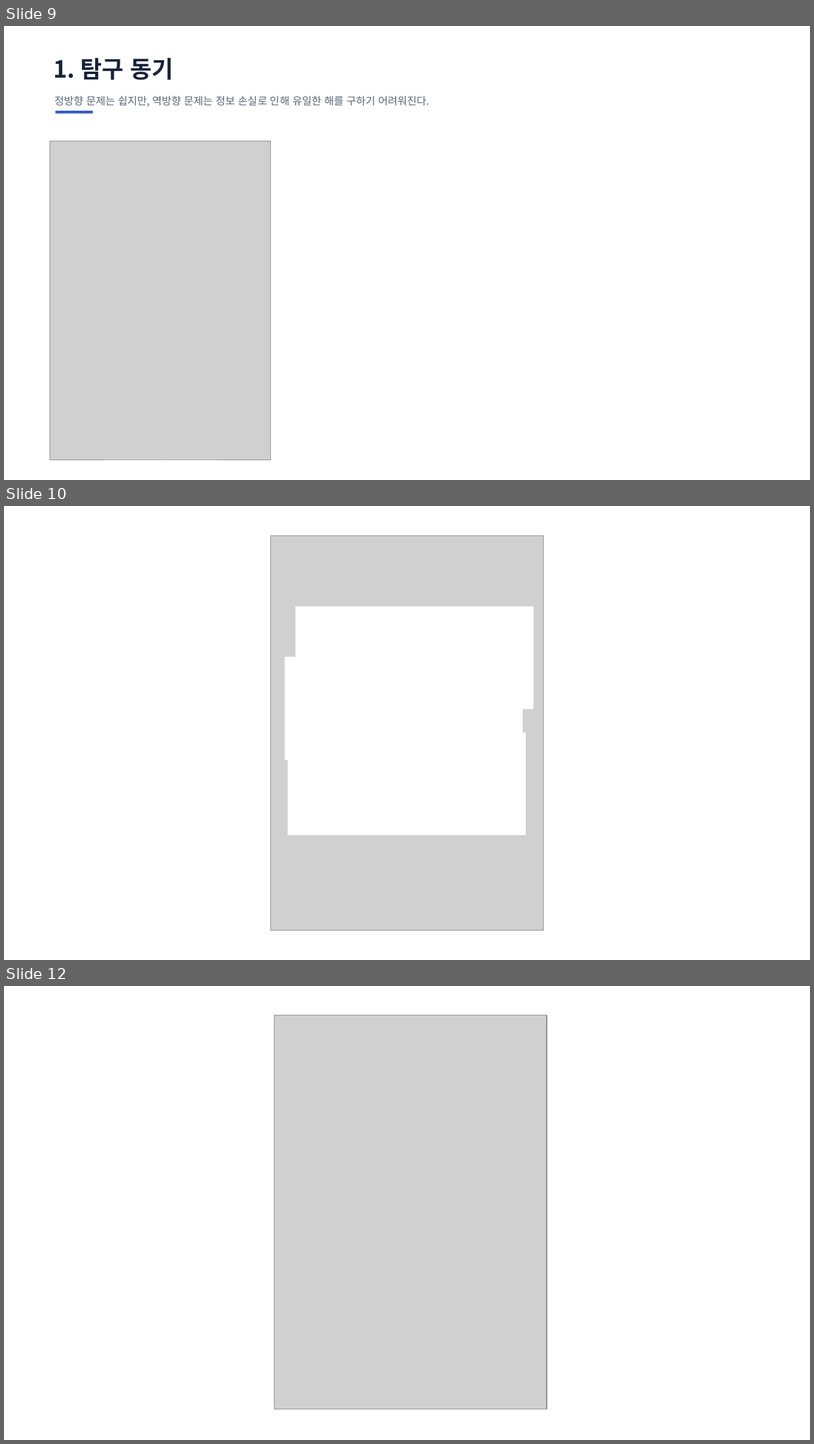
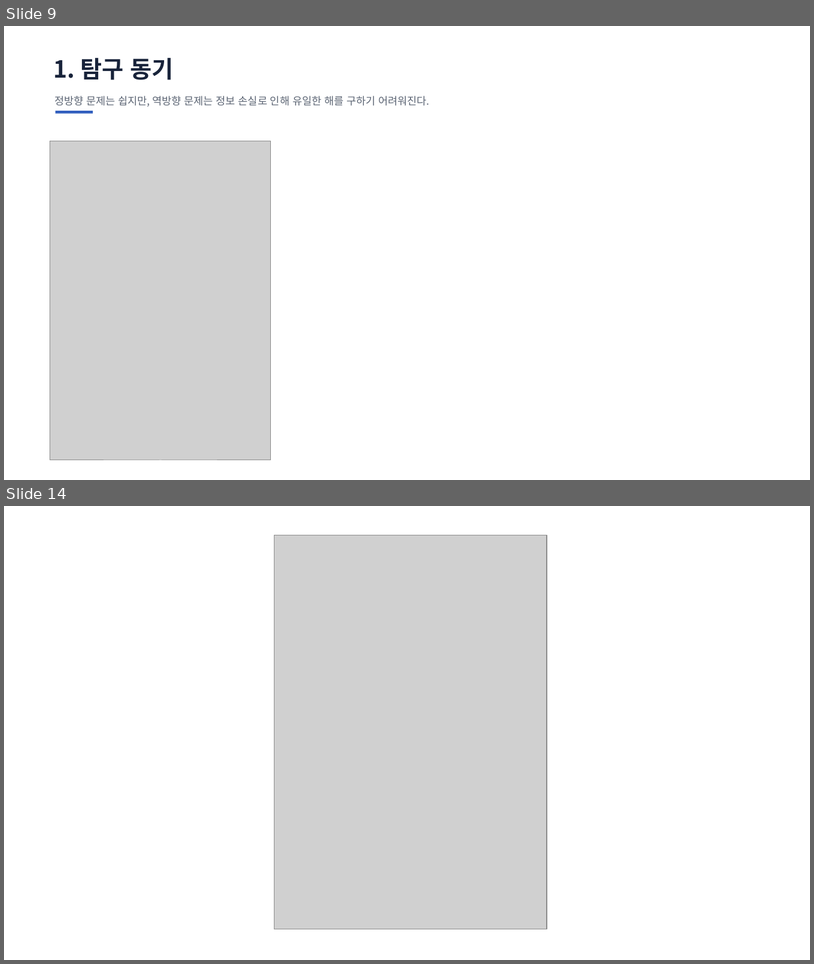
Before and after one commit to ohyunu525/KK-AI, a slide deck: Documents/보고서 파일.pptx. Shown one above the other, each under a label of ours: slides 9, 10 and 12 before the commit, slides 9 and 14 after it; the slides between them are not shown. The pictures are 814x1444 and 814x964 pixels, drawn with LibreOffice and Linux fonts; fonts in the diff are those of the drawing; grey boxes stand for pictures; background and template pictures are left out. Boxes give left, top, right and bottom in pixels: in the first picture for what was removed or moved away, otherwise in the second. Text is boxed around its words. In the diff, an @@ line names an element or a change of style, - is before the commit and + after.

```diff
--- a/Documents/보고서 파일.pptx
+++ b/Documents/보고서 파일.pptx
@@ slide 10 removed at (4, 506, 810, 960), background picture (left out) @@
@@ picture removed at (271, 535, 544, 930) @@
@@ rectangle removed at (296, 607, 533, 709) @@
@@ rectangle removed at (286, 658, 523, 759) @@
@@ rectangle removed at (289, 733, 526, 834) @@
@@ what was slide 12 is now slide 14 @@
```
Also in this commit, not shown: 10 slides changed, 4 slides added, 1 other slide removed.
